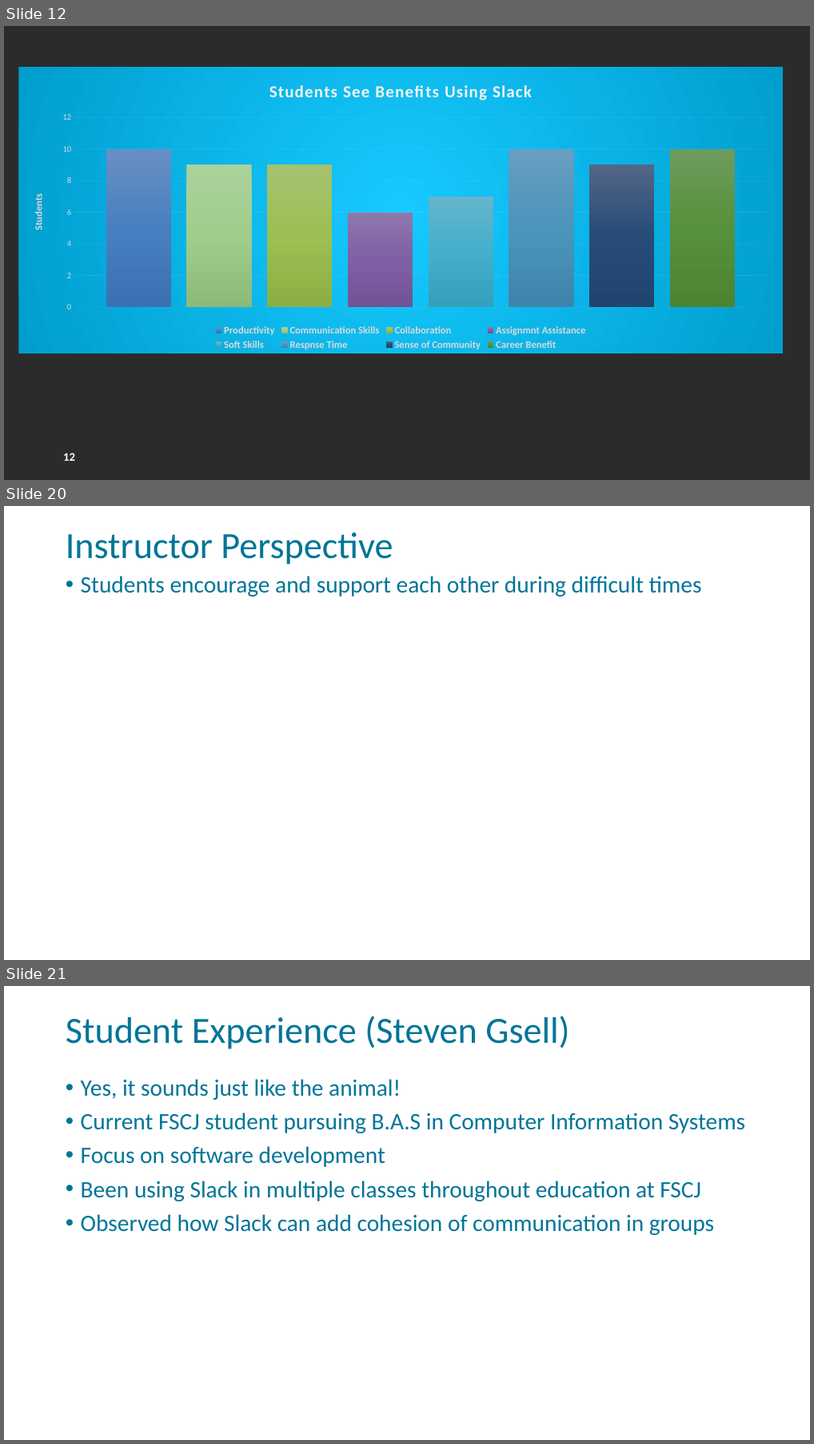
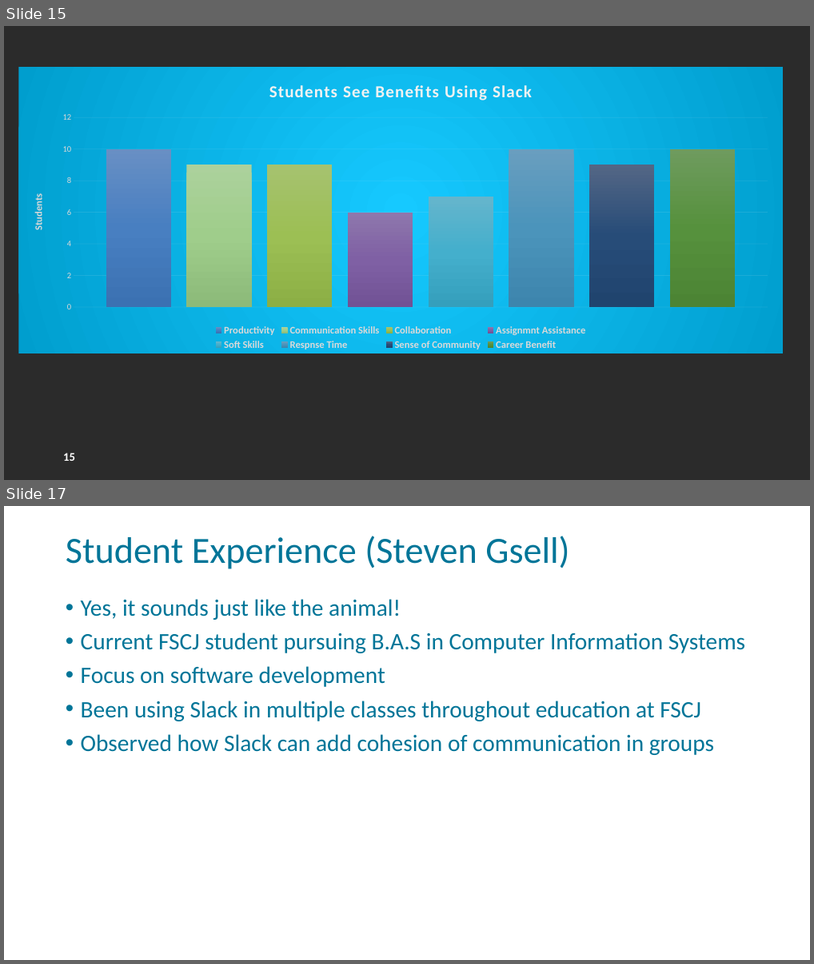
Before and after one commit to FSCJ-FacultyDev/HITEC2024, a slide deck: LeveragingSlackForStudentCollaboration.pptx. Shown one above the other, each under a label of ours: slides 12, 20 and 21 before the commit, slides 15 and 17 after it; the slides between them are not shown. The pictures are 814x1444 and 814x964 pixels, drawn with LibreOffice and Linux fonts; fonts in the diff are those of the drawing; background and template pictures are left out; a plain dark background stands for a picture behind light text. Boxes give left, top, right and bottom in pixels: in the first picture for what was removed or moved away, otherwise in the second. Text is boxed around its words. In the diff, an @@ line names an element or a change of style, - is before the commit and + after.

```diff
--- a/LeveragingSlackForStudentCollaboration.pptx
+++ b/LeveragingSlackForStudentCollaboration.pptx
@@ slide 20 removed at (4, 506, 810, 960), background picture (left out); not listed: 1 template element that a slide beside it also shows @@
@@ title removed at (66, 532, 393, 564) @@
-Instructor Perspective
@@ text removed at (81, 576, 702, 596) @@
-• Students encourage and support each other during difficult times
@@ what was slide 12 is now slide 15 @@
@@ page number at (63, 452, 75, 460): text changed @@
-12
+15
@@ what was slide 21 is now slide 17 @@
```
Also in this commit, not shown: 6 slides changed, 3 slides added, 6 other slides removed.
